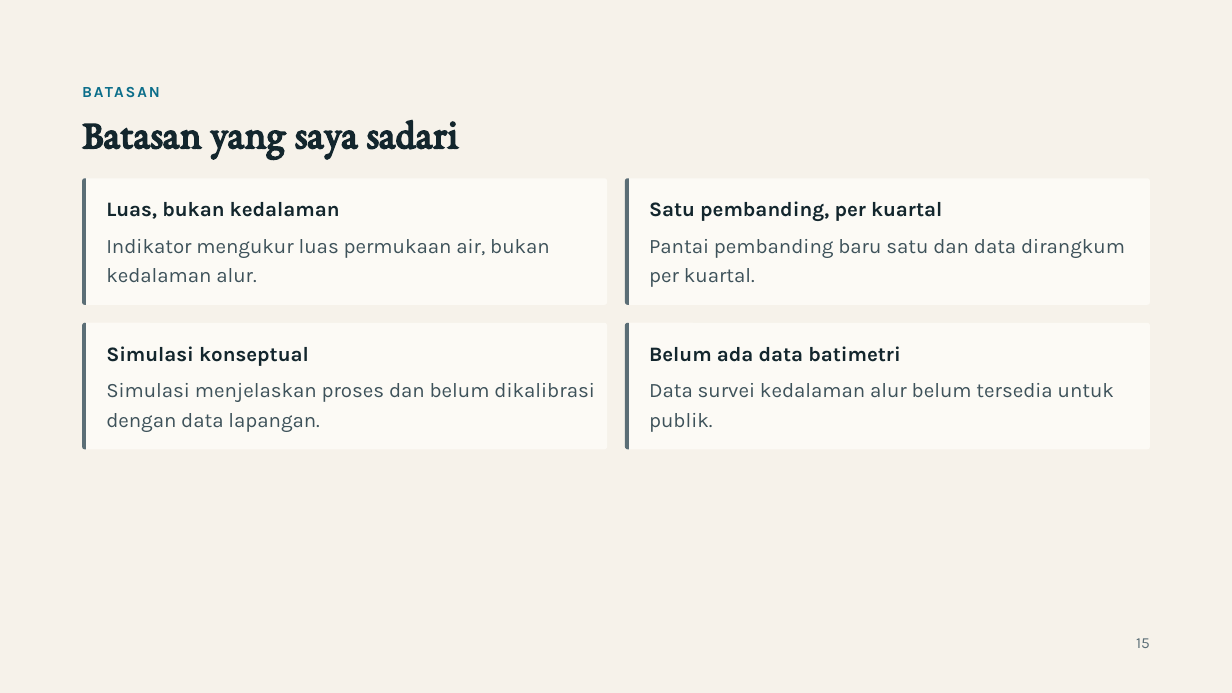
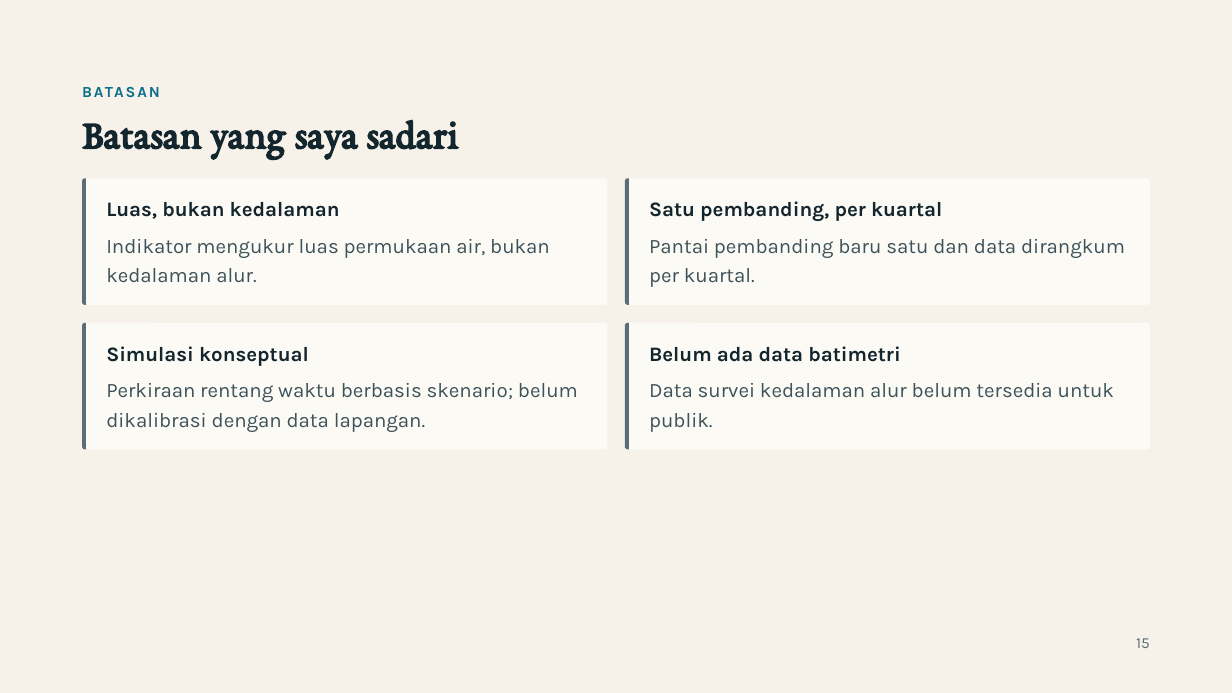
Before and after one commit to kuliahbayubni-ops/pantai-pulau-baai, a slide deck: slide 15 of presentasi/Presentasi-PASIR-Pulau-Baai.pptx. Drawn at 1232x693 pixels with LibreOffice and Linux fonts; fonts in the diff are those of the drawing. Boxes give left, top, right and bottom in pixels: in the first picture for what was removed or moved away, otherwise in the second. Text is boxed around its words. In the diff, an @@ line names an element or a change of style, - is before the commit and + after.

```diff
--- a/presentasi/Presentasi-PASIR-Pulau-Baai.pptx
+++ b/presentasi/Presentasi-PASIR-Pulau-Baai.pptx
@@ text at [106,383,578,432]: text changed @@
-Simulasi menjelaskan proses dan belum dikalibrasi dengan data lapangan.
+Perkiraan rentang waktu berbasis skenario; belum dikalibrasi dengan data lapangan.
```
Also in this commit, not shown: 4 other slides changed, 8 other files.
